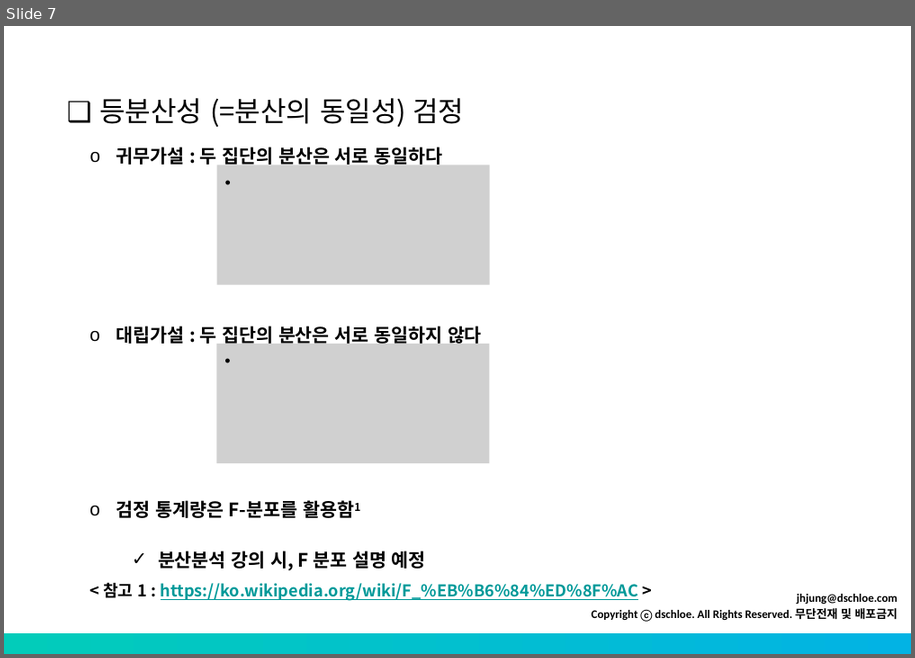
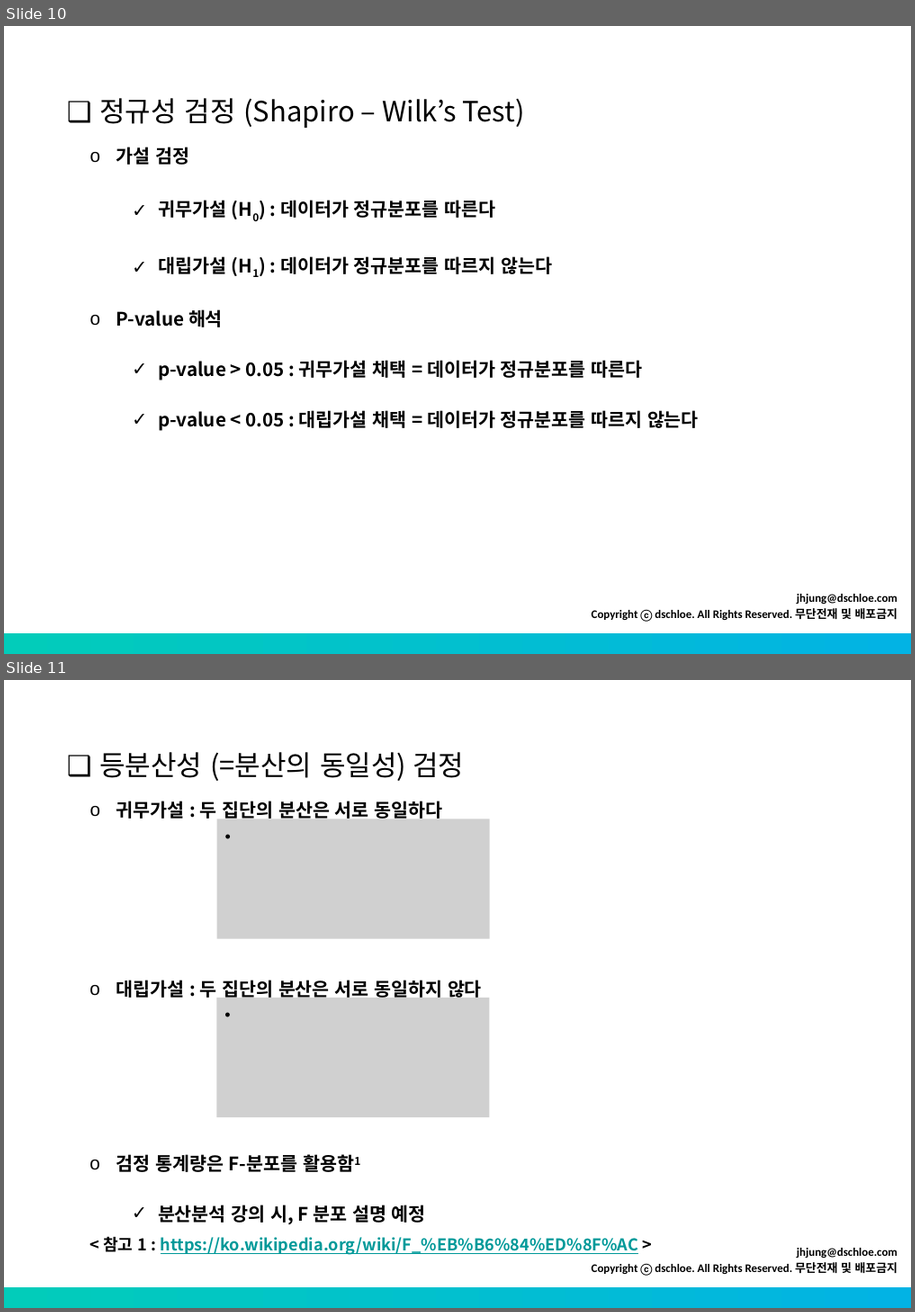
Before and after one commit to ycko725/R_edu, a slide deck: source_2021/2_day_stat_regression/source/기초통계 - t-test.pptx. Shown one above the other, each under a label of ours: slide 7 before the commit, slides 10 and 11 after it. The pictures are 915x658 and 915x1312 pixels, drawn with LibreOffice and Linux fonts; fonts in the diff are those of the drawing; grey boxes stand for pictures. Boxes give left, top, right and bottom in pixels: in the first picture for what was removed or moved away, otherwise in the second. Text is boxed around its words. In the diff, an @@ line names an element or a change of style, - is before the commit and + after.

```diff
--- a/source_2021/2_day_stat_regression/source/기초통계 - t-test.pptx
+++ b/source_2021/2_day_stat_regression/source/기초통계 - t-test.pptx
@@ slide 10 added at [4, 26, 911, 654], background #FFFFFF; not listed: 2 template elements that a slide beside it also shows @@
@@ text added at [99, 98, 524, 128], 24 pt, text #000000 @@
+❑ 정규성 검정 (Shapiro – Wilk’s Test)
@@ text added at [116, 147, 699, 431], 16 pt, text #000000, bold @@
+o 가설 검정
+  ✓ 귀무가설 (H0) : 데이터가 정규분포를 따른다
+  ✓ 대립가설 (H1) : 데이터가 정규분포를 따르지 않는다
+o P-value 해석
+  ✓ p-value > 0.05 : 귀무가설 채택 = 데이터가 정규분포를 따른다
+  ✓ p-value < 0.05 : 대립가설 채택 = 데이터가 정규분포를 따르지 않는다
@@ what was slide 7 is now slide 11 @@
```
Also in this commit, not shown: 1 slide changed, 3 other slides added, 3 slides removed, 1 other file.
